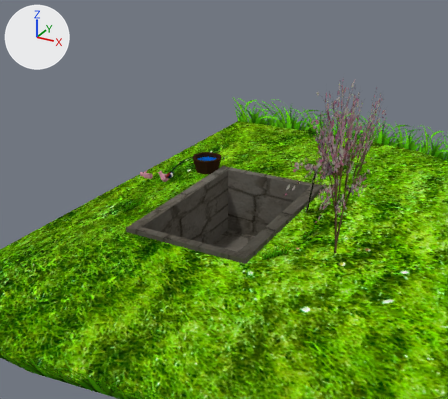
The Blender file models/laghetto.blend: old version first, new version second.
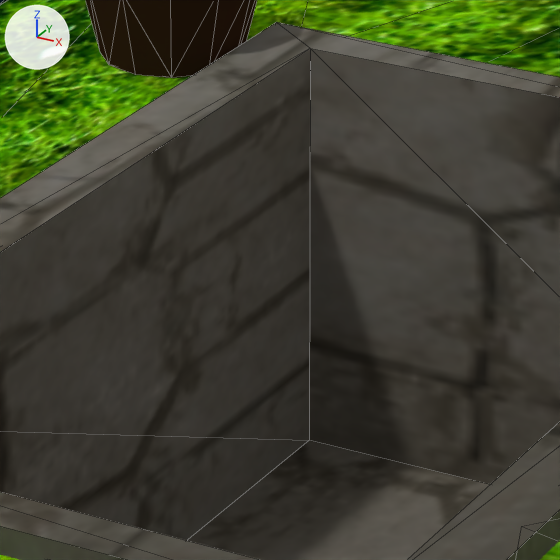
Old and new are each drawn from a 50 mm camera at (7.16, -13.48, 6.96) aimed at (-0.27, 0.03, 0.21) and again close up on the part from 40% to 59% of the width and 41% to 62% of the height. Every picture has the same lights, and +X, +Y and +Z are marked at upper left. The close-ups show mesh edges as thin lines.

Names of what the first close-up shows: 'Secchio', 'Sfondo', 'Vasca'.
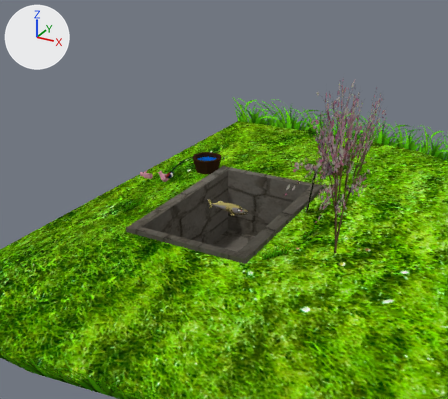
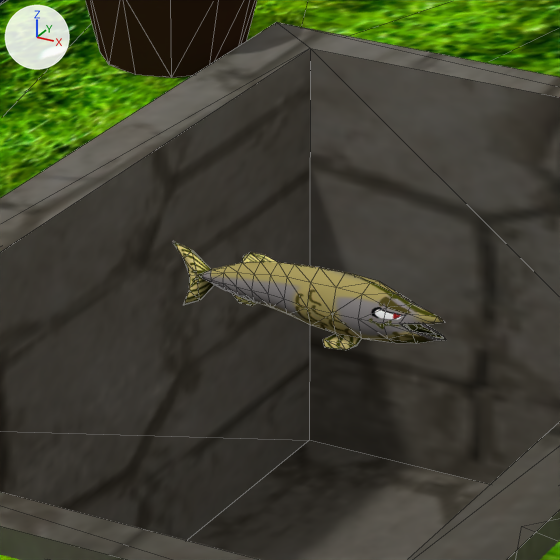
What differs and where, as boxes (x1, y1, x2, y2) in the close-ups (560 x 560 px):
'Luccio0', shown: after (173, 241, 446, 350)

The change in detail:
me_14 has 158 vertices, 316 faces and spans x -0.669..0.606, y -0.118..0.114, z -0.152..0.158.
me_14 is used by ob_luccio0; location (0.0, 0.0, 0.0).
me_14 part 1: the whole mesh is moved by (-0.107, 0.0, 0.0).
Object 'Luccio0' (ob_luccio0) is now shown.
